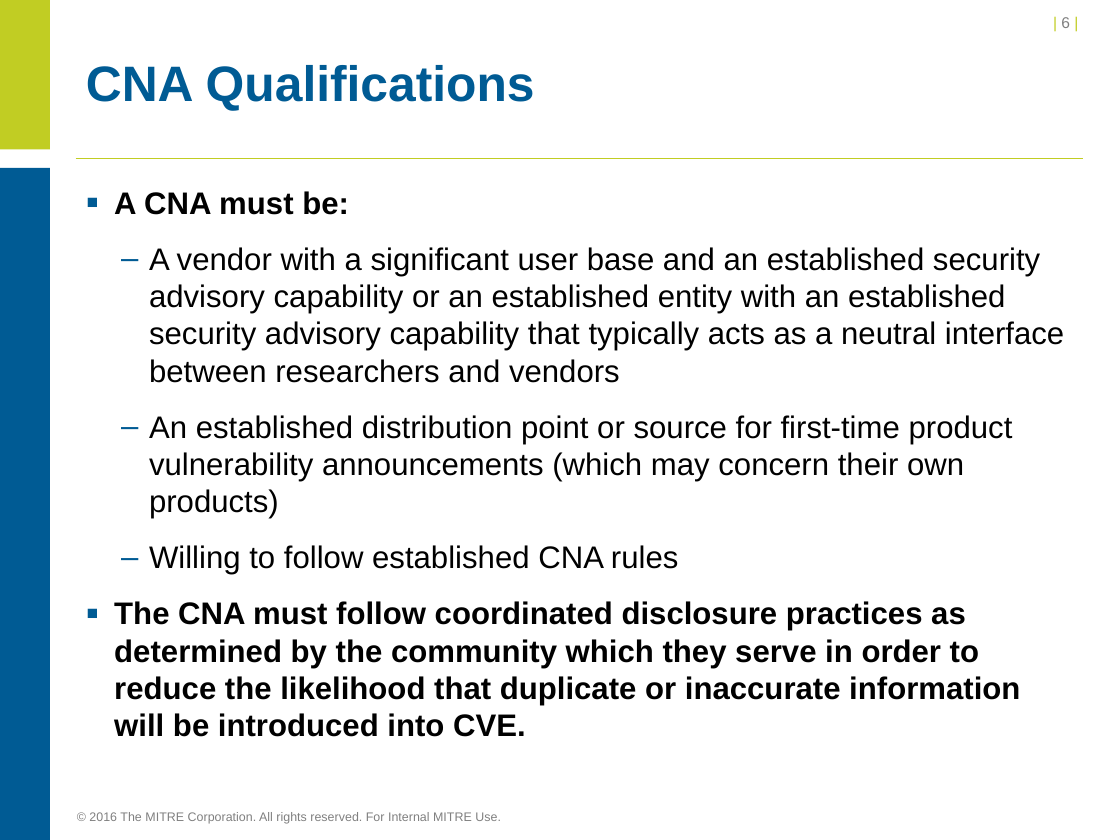
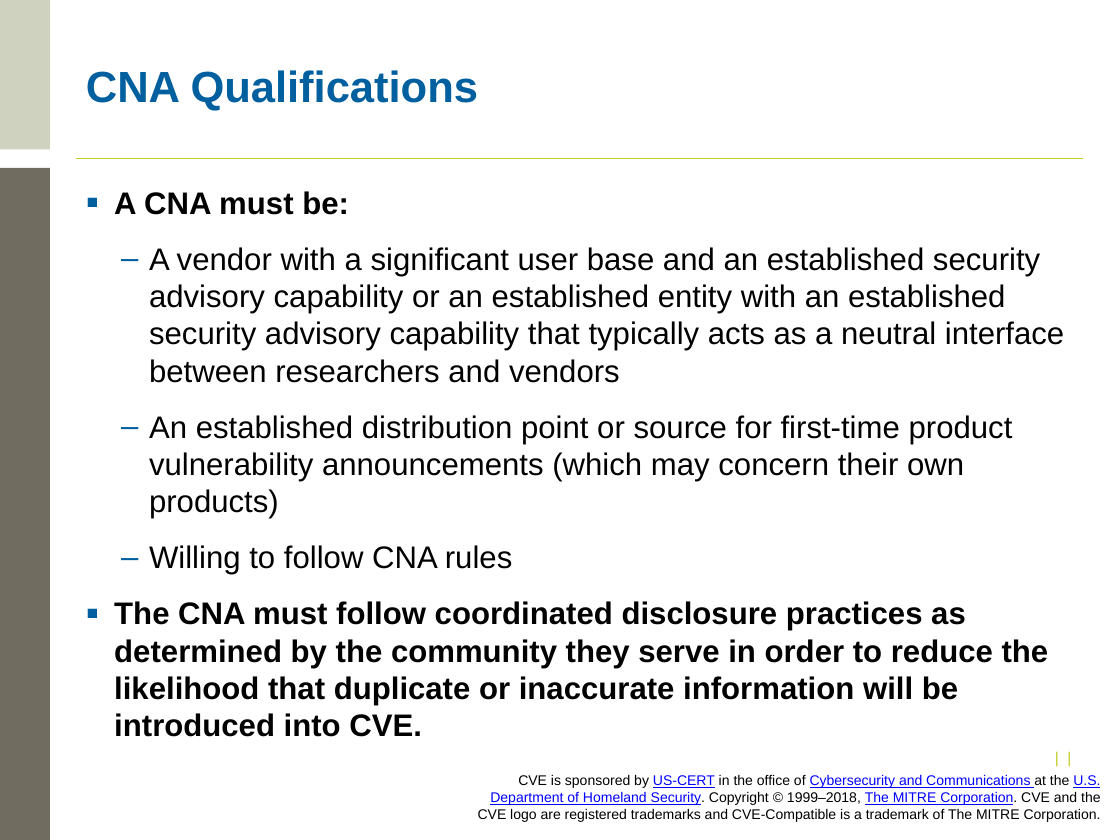
Before and after one commit to CVEProject/cveproject.github.io, a slide deck: slide 6 of cna/Becoming a CNA.pptx. Drawn at 1120x840 pixels with LibreOffice and Linux fonts; fonts in the diff are those of the drawing; background and template pictures are left out. Boxes give left, top, right and bottom in pixels: in the first picture for what was removed or moved away, otherwise in the second. Text is boxed around its words. In the diff, an @@ line names an element or a change of style, - is before the commit and + after.

```diff
--- a/cna/Becoming a CNA.pptx
+++ b/cna/Becoming a CNA.pptx
@@ rectangle at box(0, 0, 50, 149): fill #C1CD23 to #D0D2C0 @@
@@ page number removed at box(1061, 17, 1070, 28) @@
-| 6 |
@@ title "CNA Qualifications" at box(86, 70, 479, 111): size 32 to 28 pt, text colour #005B94 to #005F9E @@
@@ rectangle at box(0, 168, 50, 840): fill #005B94 to #706C60 @@
@@ text at box(114, 545, 1049, 737): text changed @@
-  – Willing to follow established CNA rules
-▪ The CNA must follow coordinated disclosure practices as determined by the community which they serve in order to reduce the likelihood that duplicate or inaccurate information will be introduced into CVE.
+  – Willing to follow CNA rules
+▪ The CNA must follow coordinated disclosure practices as determined by the community they serve in order to reduce the likelihood that duplicate or inaccurate information will be introduced into CVE.
@@ text added at box(478, 775, 1101, 822), 9 pt, text #000000 @@
+CVE is sponsored by US-CERT in the office of Cybersecurity and Communications at the U.S. Department of Homeland Security. Copyright © 1999–2018, The MITRE Corporation. CVE and the CVE logo are registered trademarks and CVE-Compatible is a trademark of The MITRE Corporation.
@@ text added at box(1021, 750, 1082, 773), 10 pt, text #C1CD23 @@
+| |
@@ text removed at box(89, 812, 501, 824) @@
-© 2016 The MITRE Corporation. All rights reserved. For Internal MITRE Use.
```
Also in this commit, not shown: 36 other slides changed, 3 slides added, 1 slide removed.
